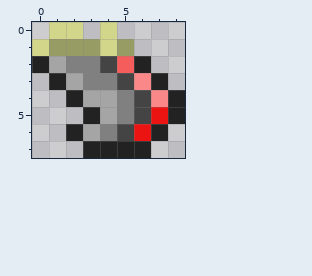
A pixel-art sprite gets an edit: Gores/FallenHeroGore2.png. Above is the file before it was changed.
The file is 18x16 pixels, drawn in blocks of 2x2; one block is one cell here.
New version:
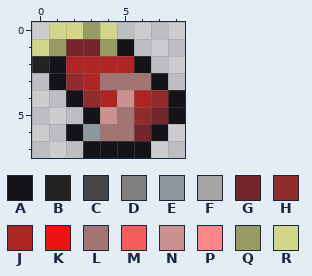
Palette (. is transparent): A #141317  B #222222  C #444444  D #808080  E #8d999e  F #a5a5a5  G #75262c  H #912c2c  J #af2424  K #ec1313  L #a27474  M #f55d5d  N #cb9090  P #fa8888  Q #979b64  R #d1d68a
Edits made:
Changed rows in their new state; - is an unchanged pixel.
first column x 1:
0 --Q-----
1 -GGQA---
2 AJJJJA--
3 AHJLLLA-
4 -AHJNJHA
5 --ANLHGA
6 -AELLGA-
7 --AAAA--
Boxes around the changes in both pictures, in picture pixels (x1, y1, x2, y2):
changed: (49, 22, 185, 158)
